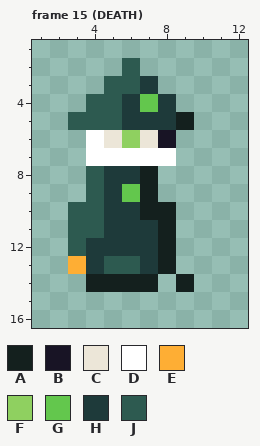
A pixel-art file gets an edit: assets/art/units/enemy/grave_caller/grave_caller_elite.aseprite. This is how it looked before the edit.
18x18 pixels, 18 frames. Shown: frame 15 (DEATH): x 1..12, y 1..16. The old version is drawn lined up with the new one. The commit also changed other frames, which this record leaves out.
Palette (. is transparent): A #14201e  B #181425  C #ece6d8  D #ffffff  E #feae34  F #8fd060  G #63c74d  H #1e3a3a  J #2d5a50
Pixels before, frame 15 (DEATH), first column x 3:
 2 ...J...
 3 ..JJH..
 4 .JJHGH.
 5 JJJHHHA
 6 .DCFCB.
 7 .DDDDD.
 8 .JHHA..
 9 .JHGA..
10 JJHHAA.
11 JJHHHA.
12 JHHHHA.
13 EHJJHA.
14 .AAAA.A
And afterwards:
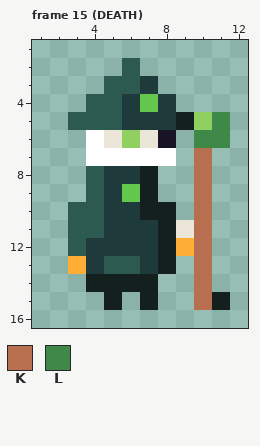
Colours new in this view: K #b86f50  L #3e8948
Difference:
whole drawing moved by -1,-1 (the old picture is shown already moved)
Frame 15 (DEATH):
y 5: x 10..11 .. -> FL
y 6: x 10..11 .. -> LL
y 7..10: x 10 . -> K
y 11: x 9..10 .. -> CK
y 12: x 9..10 .. -> EK
y 13: x 10 . -> K
y 14: x 9..10 A. -> .K
y 15: x 5 . -> A; x 7 . -> A; x 10..11 .. -> KA
Where, in picture pixels (left, top, right, bottom), the same in both pictures:
changed: (104, 112, 230, 310)
